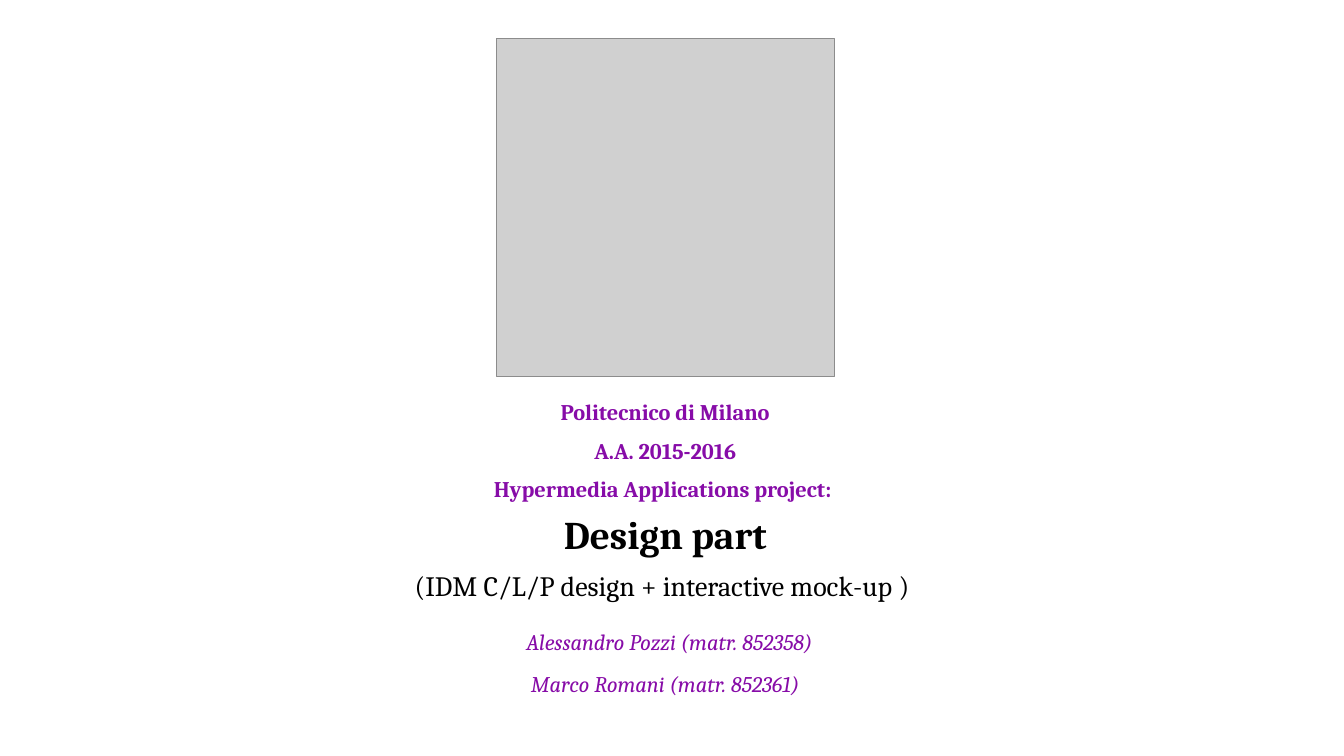
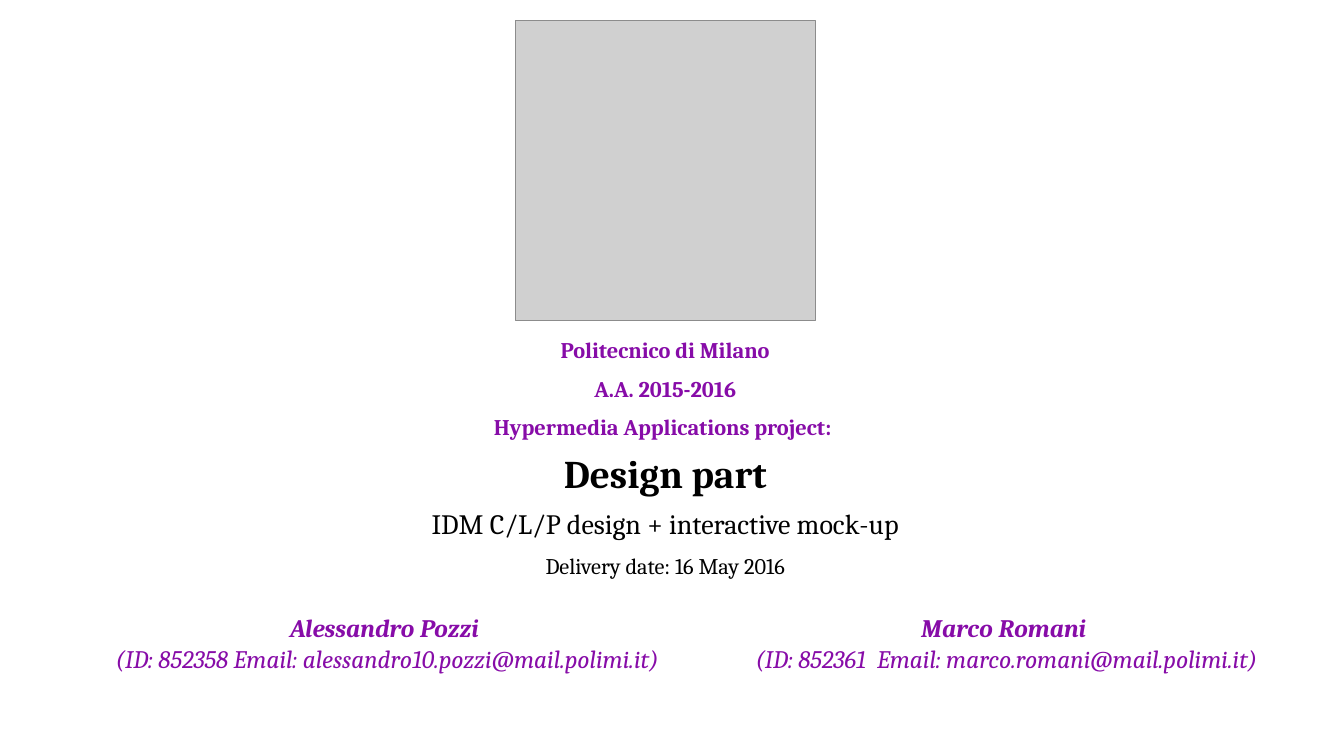
Before and after one commit to AlessandroPozzi/HypermediaProject2016-PozziRomani, a slide deck: slide 1 of Drafts & Material/IDM Models + Notes.pptx. Drawn at 1344x756 pixels with LibreOffice and Linux fonts; fonts in the diff are those of the drawing; grey boxes stand for pictures. Boxes give left, top, right and bottom in pixels: in the first picture for what was removed or moved away, otherwise in the second. Text is boxed around its words. In the diff, an @@ line names an element or a change of style, - is before the commit and + after.

```diff
--- a/Drafts & Material/IDM Models + Notes.pptx
+++ b/Drafts & Material/IDM Models + Notes.pptx
@@ picture: place and size @@
-picture at [496,38,834,376]
+picture at [515,20,815,320]
@@ subtitle "Politecnico di Milano": place and size @@
-subtitle "Politecnico di Milano" at [415,404,892,695]
+subtitle "Politecnico di Milano" at [432,342,899,579]
@@ subtitle at [432,514,899,579]: text changed; size 16 to 20 pt; text colour #870CA8 to #000000; italic off @@
-(IDM C/L/P design + interactive mock-up )
-Alessandro Pozzi (matr. 852358)
-Marco Romani (matr. 852361)
+IDM C/L/P design + interactive mock-up
+Delivery date: 16 May 2016
@@ text added at [116,619,659,674], 18 pt, text #870CA8, italic @@
+Alessandro Pozzi
+(ID: 852358 Email: alessandro10.pozzi@mail.polimi.it)
@@ text added at [756,619,1257,674], 18 pt, text #870CA8, italic @@
+Marco Romani
+(ID: 852361 Email: marco.romani@mail.polimi.it)
```
Also in this commit, not shown: 12 other slides changed, 1 slide added.
